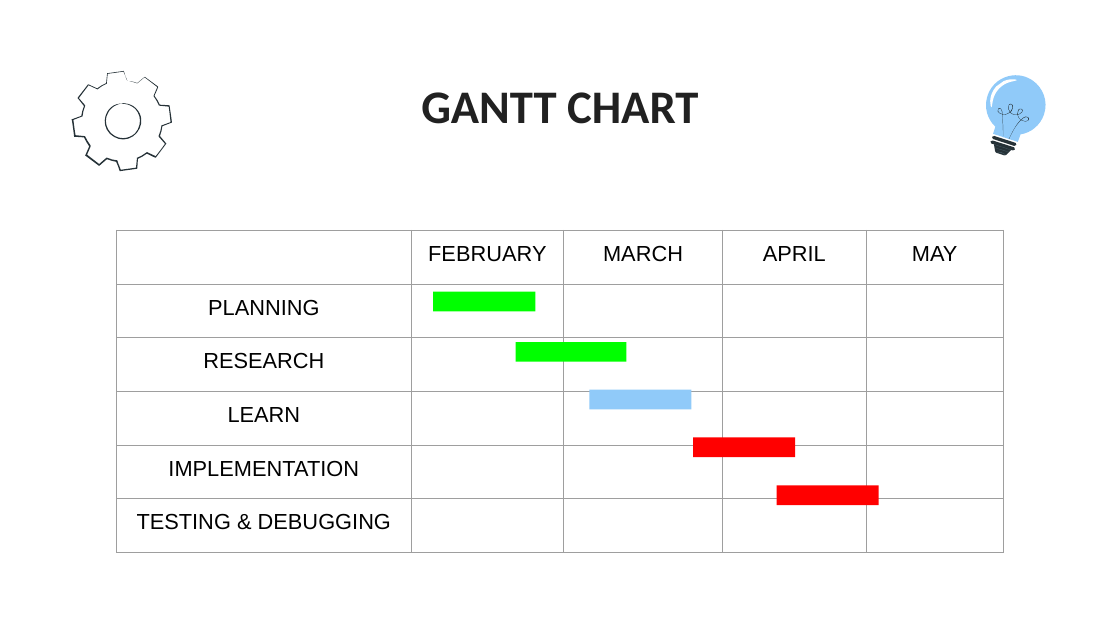
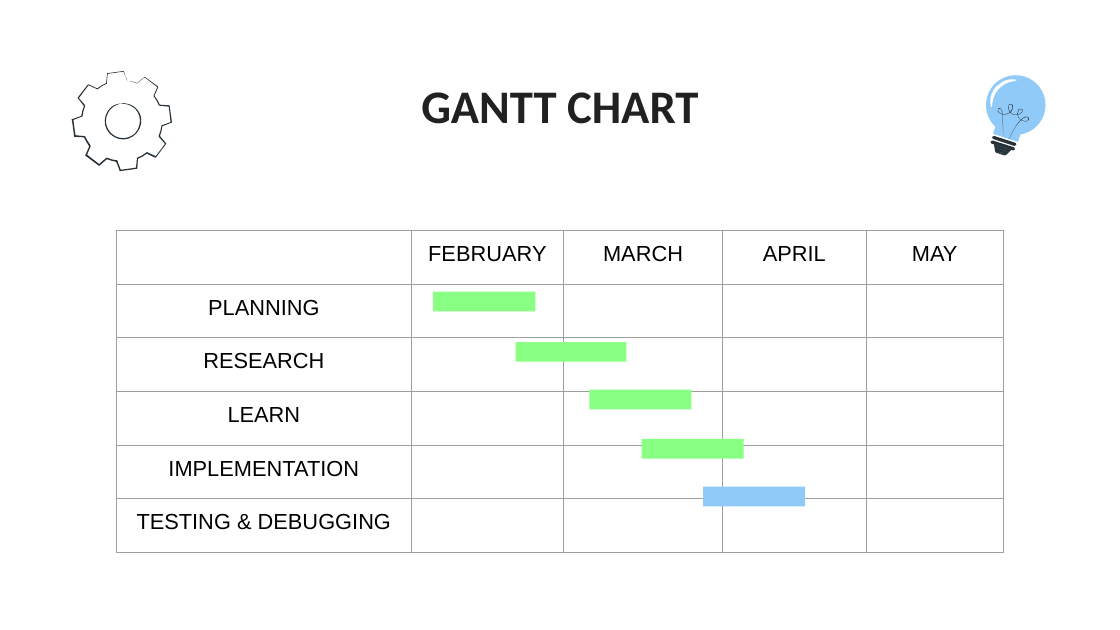
Before and after one commit to rudrabarad/AES-Encryption-Decryption, a slide deck: slide 14 of Presentation.pptx. Drawn at 1120x630 pixels with LibreOffice and Linux fonts; fonts in the diff are those of the drawing. Boxes give left, top, right and bottom in pixels: in the first picture for what was removed or moved away, otherwise in the second. Text is boxed around its words. In the diff, an @@ line names an element or a change of style, - is before the commit and + after.

Commit message:
Updated Presentation

```diff
--- a/Presentation.pptx
+++ b/Presentation.pptx
@@ rectangle at <box>433,291,535,311</box>: fill #00FF00 to #89FF83 @@
@@ rectangle at <box>515,342,626,362</box>: fill #00FF00 to #89FF83 @@
@@ rectangle at <box>589,390,691,410</box>: fill #90CAF9 to #89FF83 @@
@@ rectangle: place and size @@
-rectangle at <box>693,438,795,458</box>
+rectangle at <box>642,439,744,459</box>
@@ rectangle at <box>642,439,744,459</box>: fill #FF0000 to #89FF83 @@
@@ rectangle: place and size @@
-rectangle at <box>776,485,878,505</box>
+rectangle at <box>703,487,805,507</box>
@@ rectangle at <box>703,487,805,507</box>: fill #FF0000 to #90CAF9 @@
```
Also in this commit, not shown: 4 other slides changed, 3 slides added, 2 slides removed, 1 other file.
